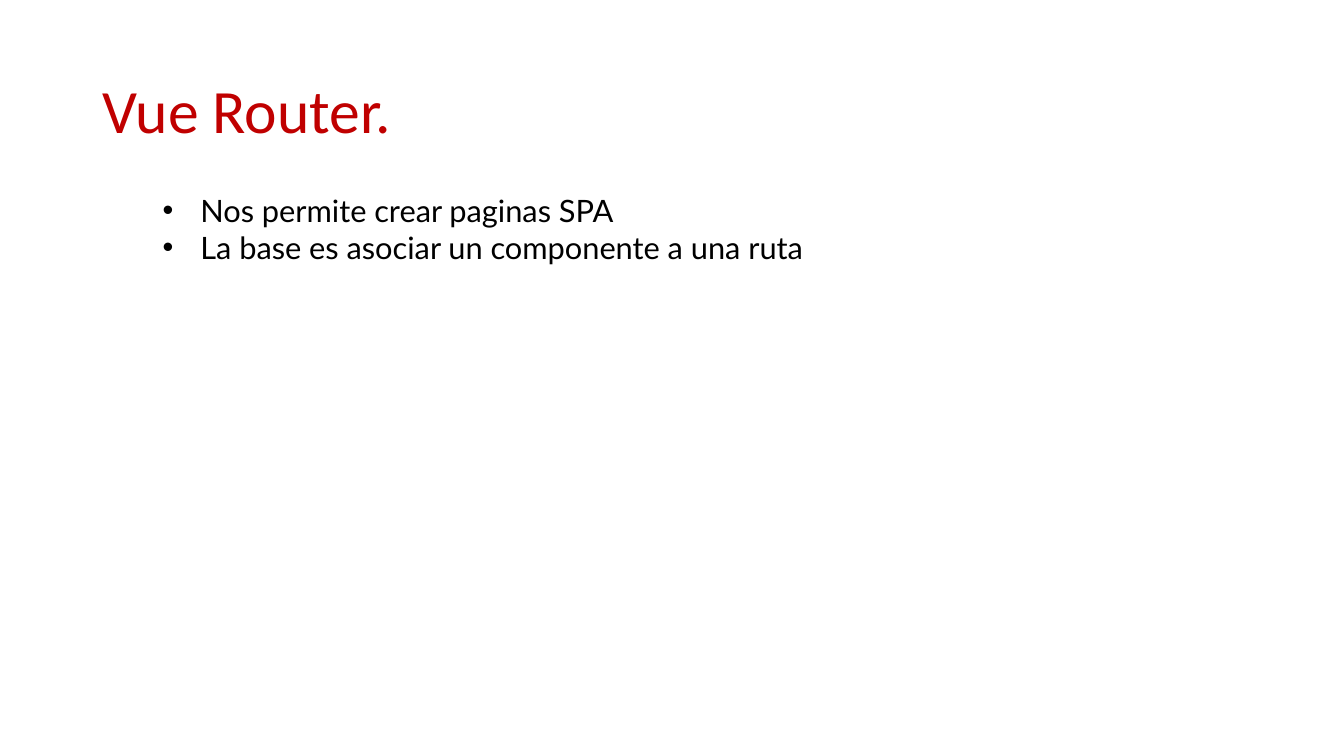
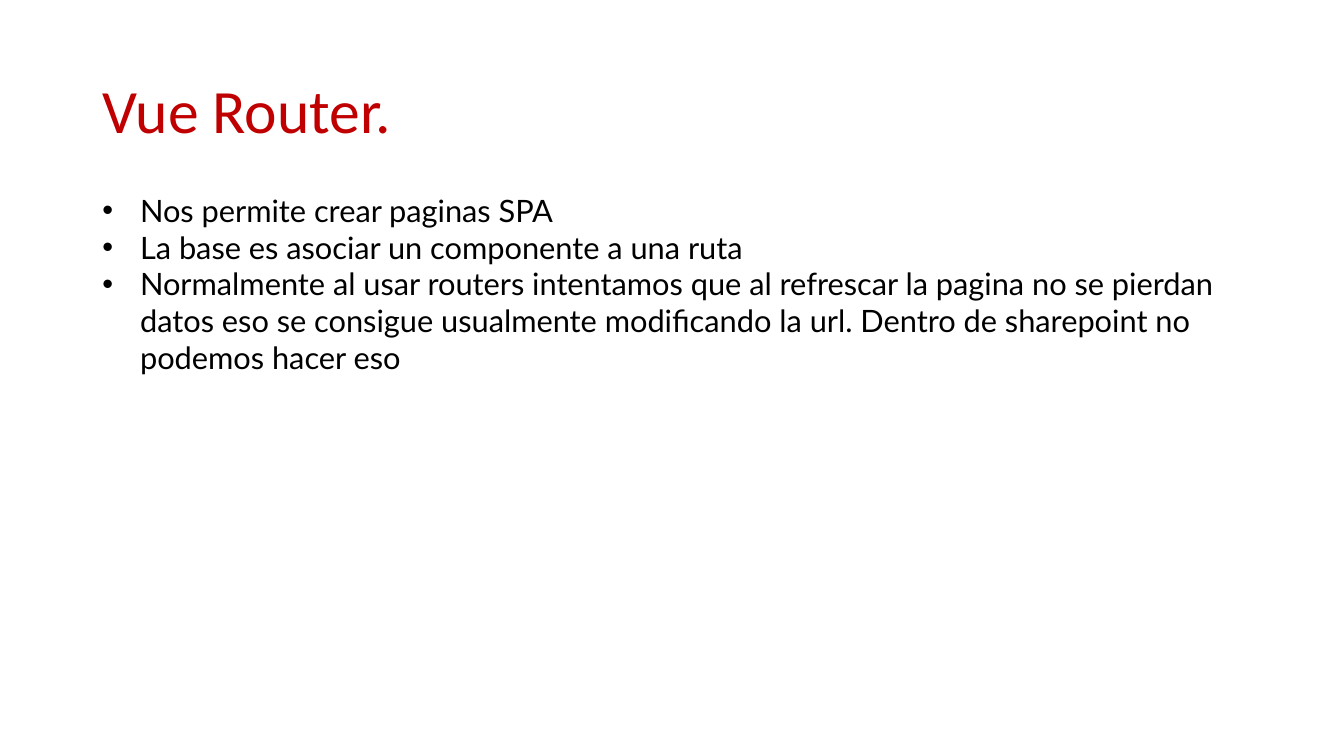
Before and after one commit to Robert-Freire/course-vue2, a slide deck: slide 15 of Vue.pptx. Drawn at 1344x756 pixels with LibreOffice and Linux fonts; fonts in the diff are those of the drawing. Boxes give left, top, right and bottom in pixels: in the first picture for what was removed or moved away, otherwise in the second. Text is boxed around its words. In the diff, an @@ line names an element or a change of style, - is before the commit and + after.

```diff
--- a/Vue.pptx
+++ b/Vue.pptx
@@ text "Nos permite crear paginas SPA": place and size @@
-text "Nos permite crear paginas SPA" at <box>200,199,803,265</box>
+text "Nos permite crear paginas SPA" at <box>140,199,1213,375</box>
@@ text at <box>140,272,1213,375</box>: paragraph added @@
+• Normalmente al usar routers intentamos que al refrescar la pagina no se pierdan datos eso se consigue usualmente modificando la url. Dentro de sharepoint no podemos hacer eso
```
Also in this commit, not shown: 10 slides added, 9 other files.
